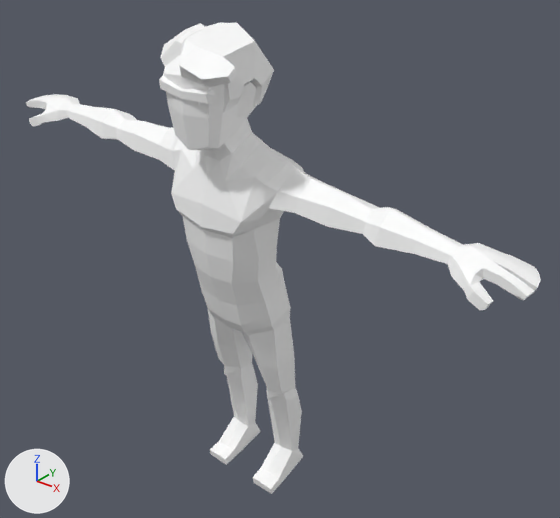
Two versions of the glTF model public/animations/MaleDummyRun.glb, one commit apart.
Both versions are drawn from a 50 mm camera at (1.81, -2.04, 2.32) aimed at (0.12, 0.08, 1.01). Lighting does not change. The marker at lower left points along +X, +Y and +Z. Where no turn or scale is listed for an object, it has been applied to the vertices.

The first picture shows 'Character_Hair_Male_01', 'Character_Male_Face_01'.
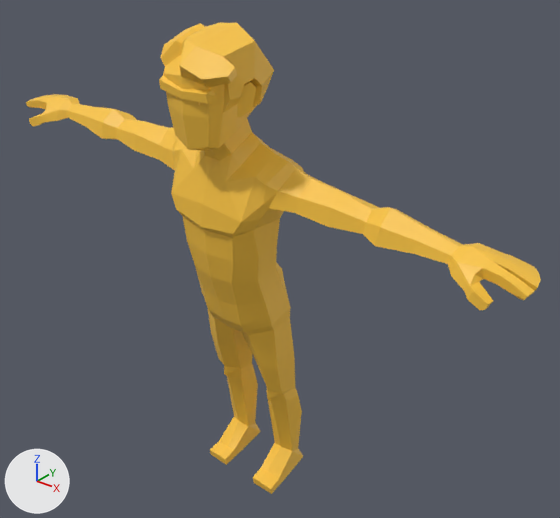
Where the change shows, as pixel boxes [x1, y1, x2, y2] in the pictures (560 x 518 px):
'Character_Male_Face_01', recoloured: [26, 55, 541, 494] in both
'Character_Hair_Male_01', recoloured: [161, 23, 274, 113] in both

What changed in the scene script:
```text
Change mat_material_001:
    mat_material_001.base_color: (1.0, 1.0, 1.0) -> (0.965, 0.558, 0.0529)  # white #ffffff -> yellow #fbc541
```
